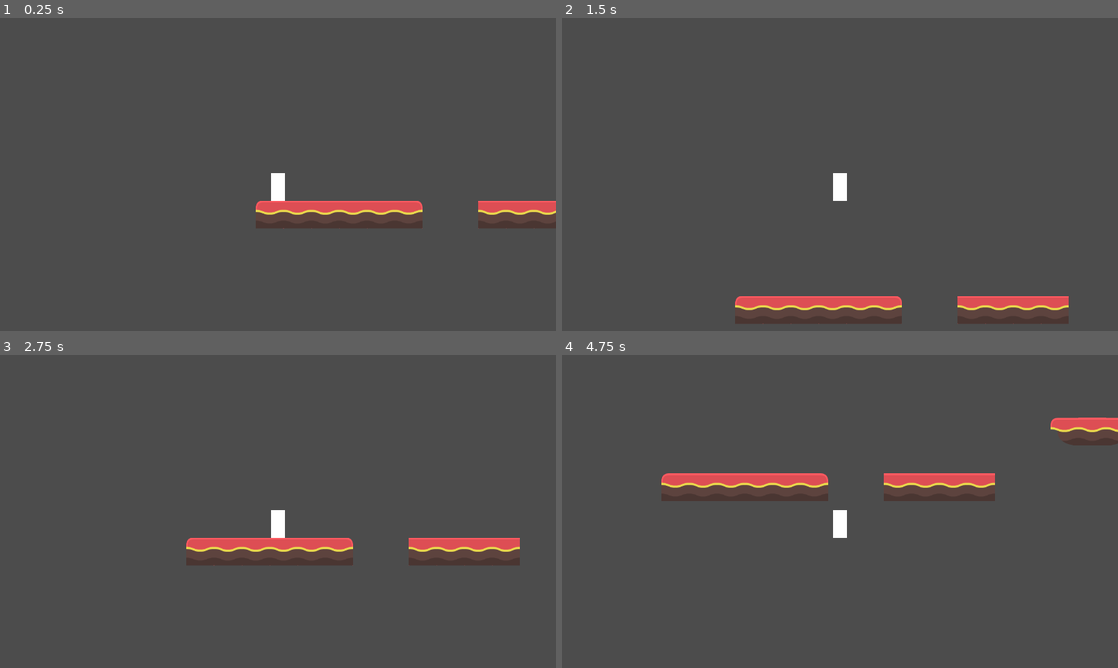
Above: before the commit, frames 1-4 (two rows, left to right).
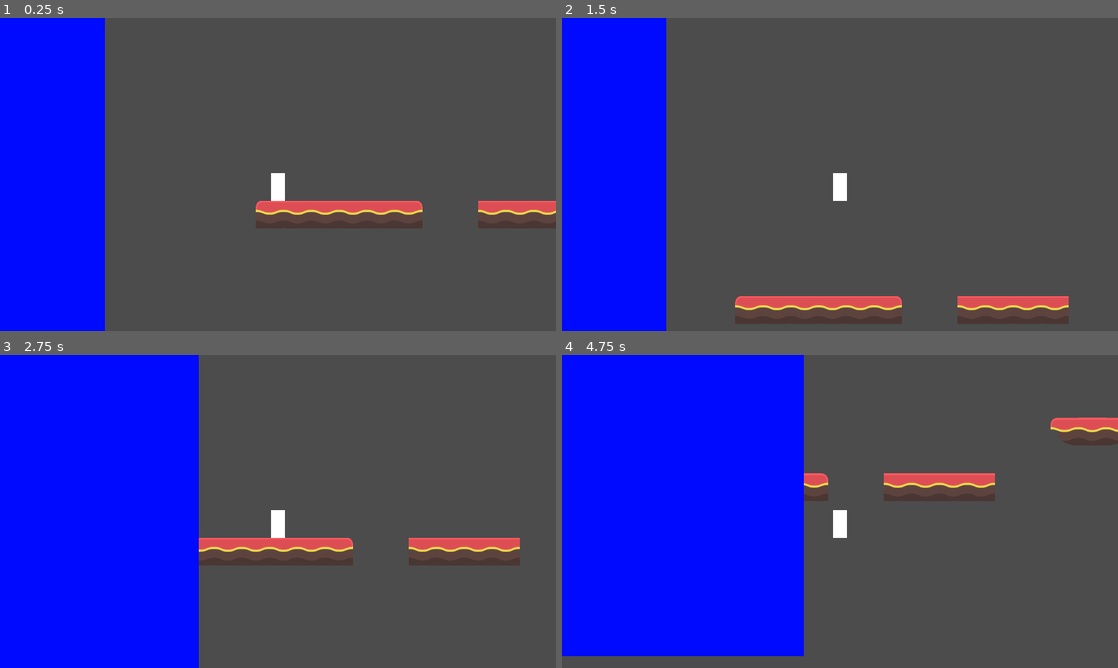
Above: after the commit, the same moments.

Repository: jonahshader/back5_platformer_unit3
Game: Godot game, scene res://Prototype_Level_Layout.tscn
Two runs of this game, one before a commit and one after it. Both use one fixed random seed, a clock stepped at 60 frames per second and the inputs below. This scene is started directly instead of the project's main scene.
Inputs:
- Up to frame 1 (0.25 s): no input
- Up to frame 2 (1.5 s): hold Right (move_right) from 0.53 s (still down); tap Space (jump) at 0.77 s
- Up to frame 3 (2.75 s): tap Space (jump) at 1.52 s; release Right (move_right) at 2.03 s; hold Left (move_left) from 2.03 s (still down)
- Up to frame 4 (4.75 s): release Left (move_left) at 2.78 s; hold Right (move_right) 2.78-4.28 s; tap Space (jump) at 3.02, 3.77, 4.52 s; hold Left (move_left) from 4.28 s (still down)

The runs differ from the first frame. In frame 1, 19% of the frame differs, in the area x 0-19%, y 0-100%; in frame 2, 19%; in frame 3, 36%; in frame 4, 42%, in the area x 0-44%, y 0-97%.

Commit message:
death_wall

Diff:
--- a/Prototype_Level_Layout.tscn
+++ b/Prototype_Level_Layout.tscn
@@ -1,7 +1,8 @@
-[gd_scene load_steps=3 format=2]
+[gd_scene load_steps=4 format=2]
 
 [ext_resource path="res://scenes/objects/Player.tscn" type="PackedScene" id=1]
 [ext_resource path="res://TileMap.tscn" type="PackedScene" id=2]
+[ext_resource path="res://scenes/objects/Death_Wall.tscn" type="PackedScene" id=3]
 
 [node name="Node" type="Node"]
 
@@ -22,3 +23,7 @@
 __meta__ = {
 "_edit_use_anchors_": false
 }
+
+[node name="Death_Wall" parent="." instance=ExtResource( 3 )]
+position = Vector2( -1664, 564 )
+speed = 150
--- /dev/null
+++ b/scenes/objects/Death_Wall.gd
@@ -0,0 +1,11 @@
+extends Area2D
+
+export var speed = 300
+var vel = Vector2()
+
+func _process(delta):
+	position.x += delta * speed
+
+
+func _on_Death_Wall_body_entered(body):
+	pass # Replace with function body.
--- /dev/null
+++ b/scenes/objects/Death_Wall.tscn
@@ -0,0 +1,24 @@
+[gd_scene load_steps=3 format=2]
+
+[ext_resource path="res://scenes/objects/Death_Wall.gd" type="Script" id=1]
+
+[sub_resource type="RectangleShape2D" id=1]
+extents = Vector2( 640, 880 )
+
+[node name="Death_Wall" type="Area2D"]
+script = ExtResource( 1 )
+
+[node name="ColorRect" type="ColorRect" parent="."]
+margin_top = -880.0
+margin_right = 1280.0
+margin_bottom = 880.0
+color = Color( 0, 0.0392157, 1, 1 )
+__meta__ = {
+"_edit_use_anchors_": false
+}
+
+[node name="CollisionShape2D" type="CollisionShape2D" parent="."]
+position = Vector2( 640, 0 )
+shape = SubResource( 1 )
+
+[connection signal="body_entered" from="." to="." method="_on_Death_Wall_body_entered"]
